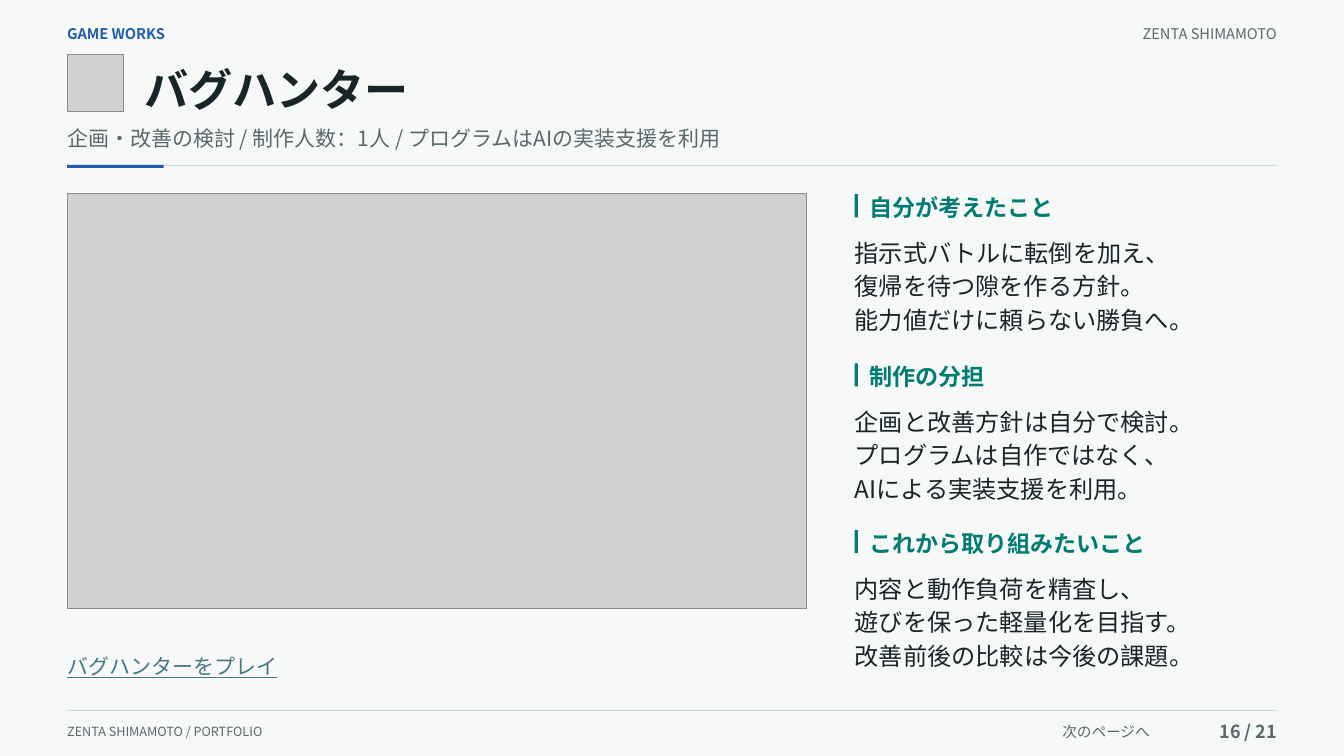
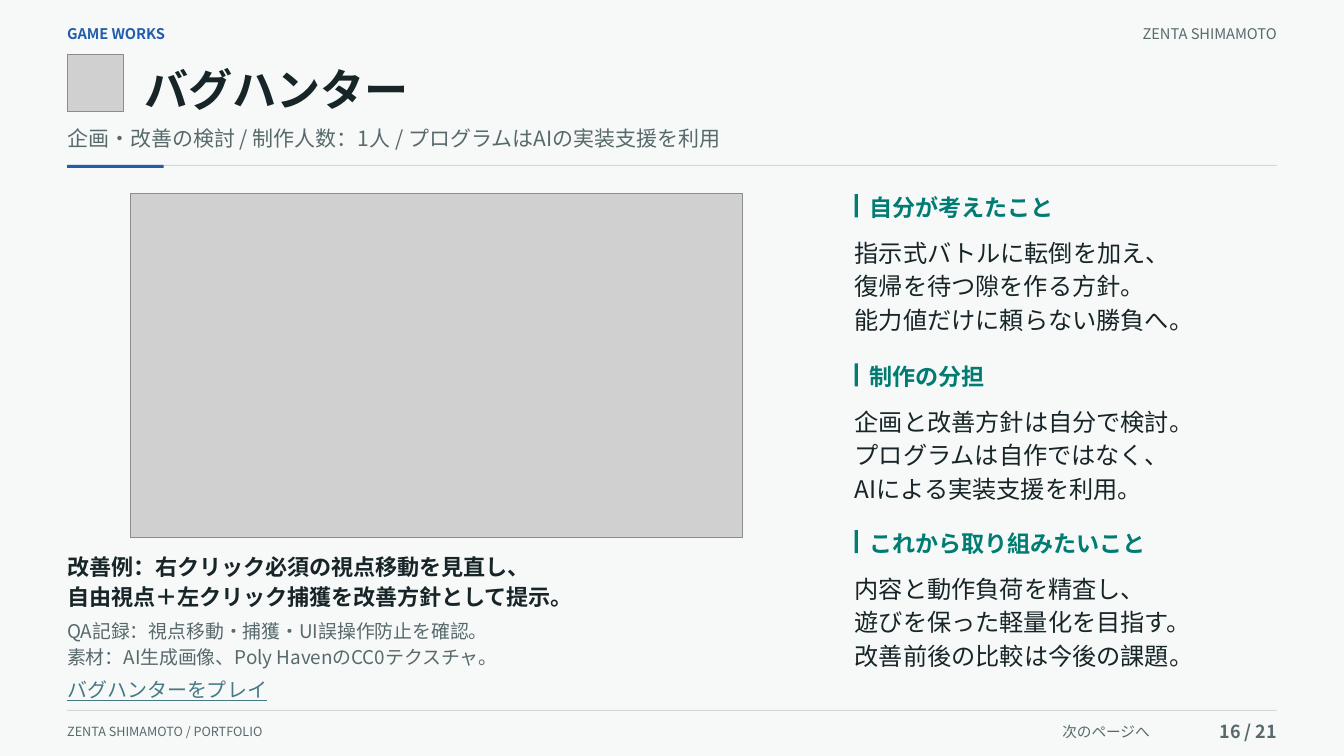
Before and after one commit to kuon-haruto/portfolio, a slide deck: slide 16 of documents/portfolio/島本善太_ポートフォリオ.pptx. Drawn at 1344x756 pixels with LibreOffice and Linux fonts; fonts in the diff are those of the drawing; grey boxes stand for pictures. Boxes give left, top, right and bottom in pixels: in the first picture for what was removed or moved away, otherwise in the second. Text is boxed around its words. In the diff, an @@ line names an element or a change of style, - is before the commit and + after.

```diff
--- a/documents/portfolio/島本善太_ポートフォリオ.pptx
+++ b/documents/portfolio/島本善太_ポートフォリオ.pptx
@@ picture: place and size @@
-picture at box(68, 194, 807, 609)
+picture at box(131, 194, 744, 538)
@@ text added at box(67, 556, 572, 607), 15.8 pt, text #182528, bold @@
+改善例：右クリック必須の視点移動を見直し、
+自由視点＋左クリック捕獲を改善方針として提示。
@@ text added at box(67, 622, 497, 669), 13.5 pt, text #58696C @@
+QA記録：視点移動・捕獲・UI誤操作防止を確認。
+素材：AI生成画像、Poly HavenのCC0テクスチャ。
@@ text "バグハンターをプレイ": place and size @@
-text "バグハンターをプレイ" at box(67, 656, 277, 678)
+text "バグハンターをプレイ" at box(67, 680, 267, 701)
@@ text "バグハンターをプレイ" at box(67, 680, 267, 701): size 15 to 14.2 pt @@
```
Also in this commit, not shown: 8 other slides changed, 5 other files.
